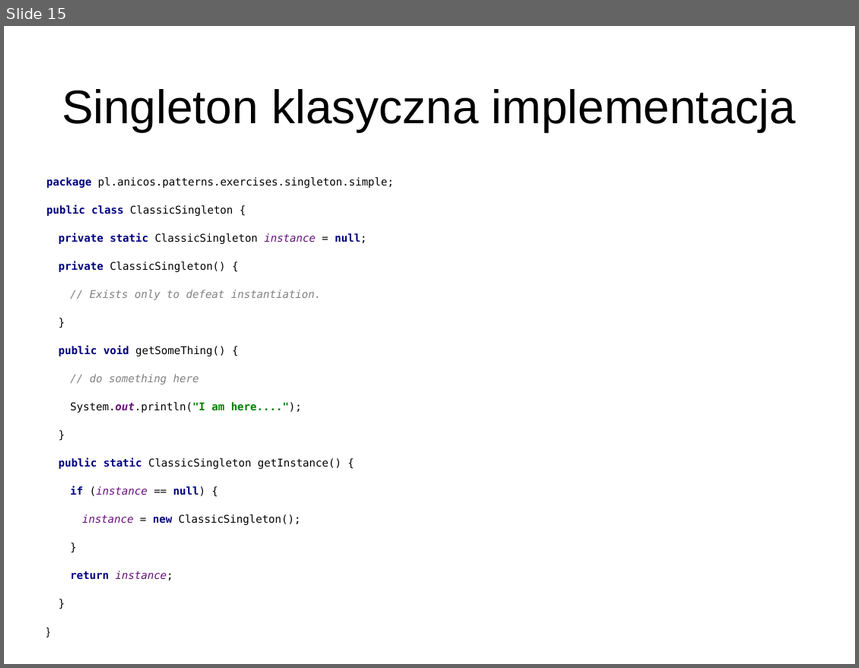
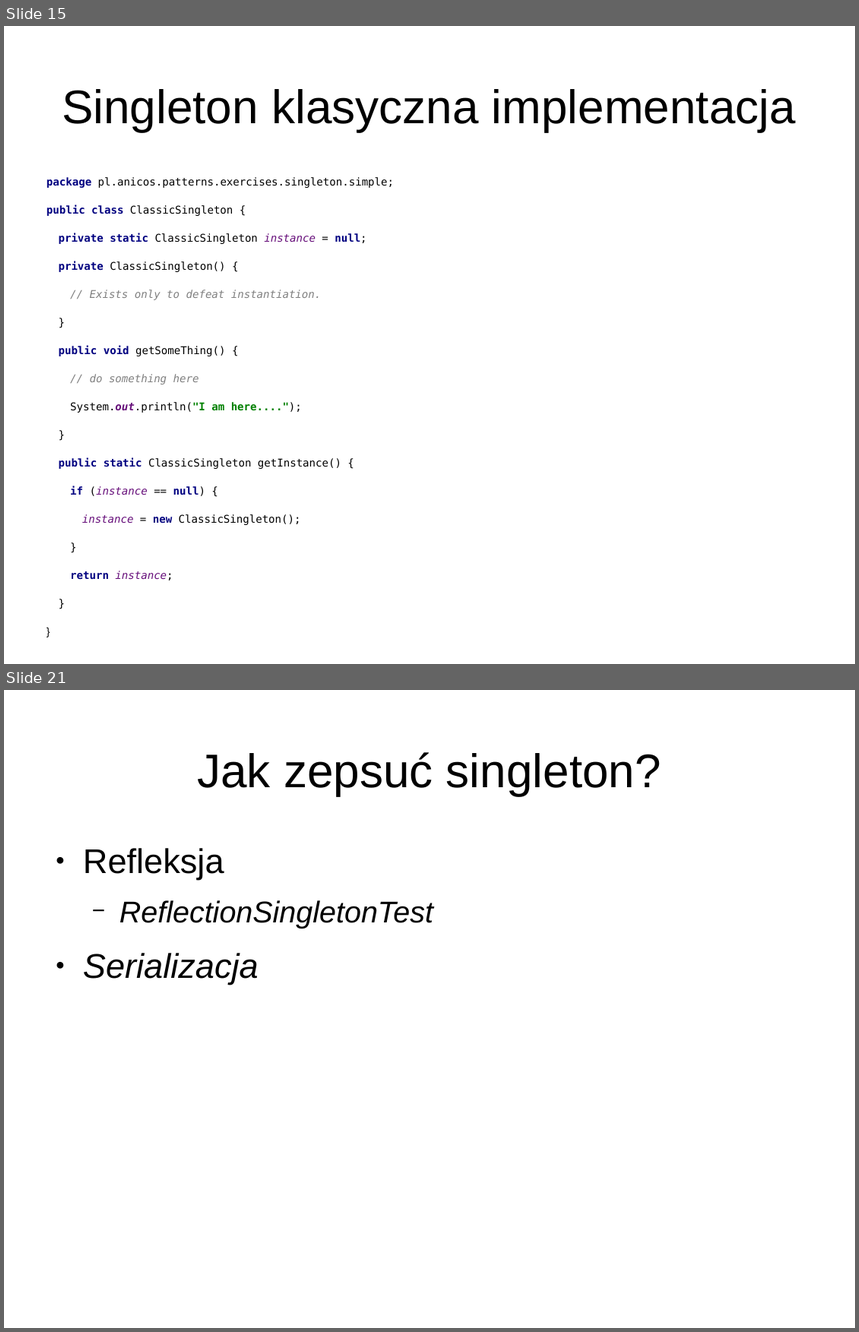
Before and after one commit to anicos/wzorce-projektowe-prezentacja, a slide deck: Part_1.odp. Shown one above the other, each under a label of ours: slide 15 before the commit, slides 15 and 21 after it; the slides between them are not shown. The pictures are 859x668 and 859x1332 pixels, drawn with LibreOffice and Linux fonts; fonts in the diff are those of the drawing. Boxes give left, top, right and bottom in pixels: in the first picture for what was removed or moved away, otherwise in the second. Text is boxed around its words. In the diff, an @@ line names an element or a change of style, - is before the commit and + after.

Commit message:
adding singletons

```diff
--- a/Part_1.odp
+++ b/Part_1.odp
@@ slide 21 added at [4, 690, 855, 1328], background #FFFFFF @@
@@ title added at [197, 752, 661, 796], 44 pt, text #000000 @@
+Jak zepsuć singleton?
@@ text added at [83, 848, 433, 985], 28 pt, text #000000, italic @@
+● Refleksja
+  − ReflectionSingletonTest
+● Serializacja
```
Also in this commit, not shown: 1 slide changed, 4 other slides added.
